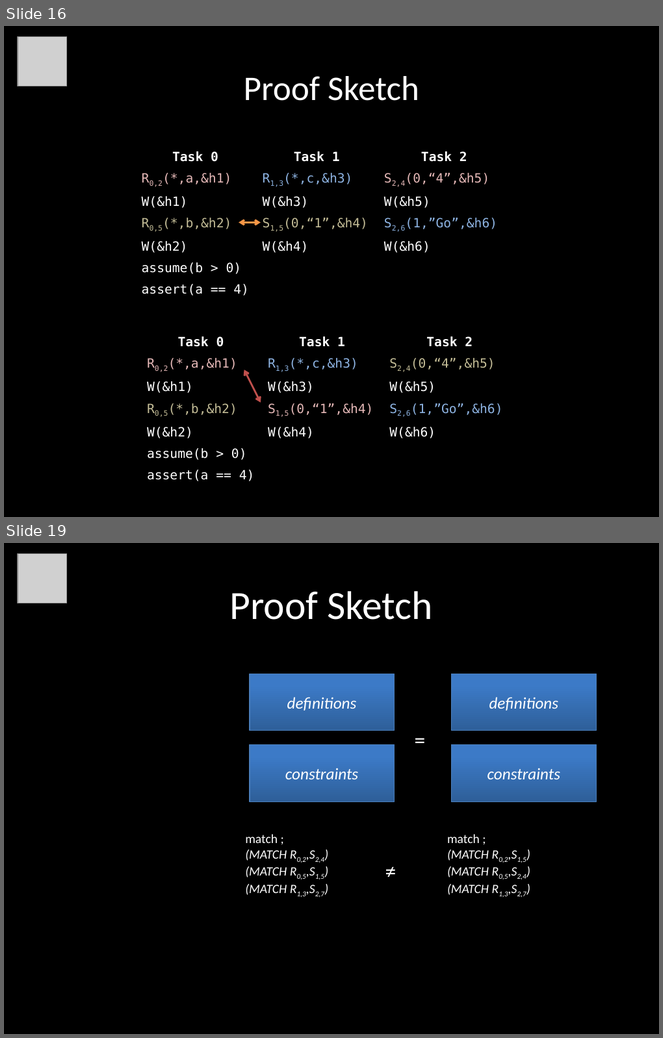
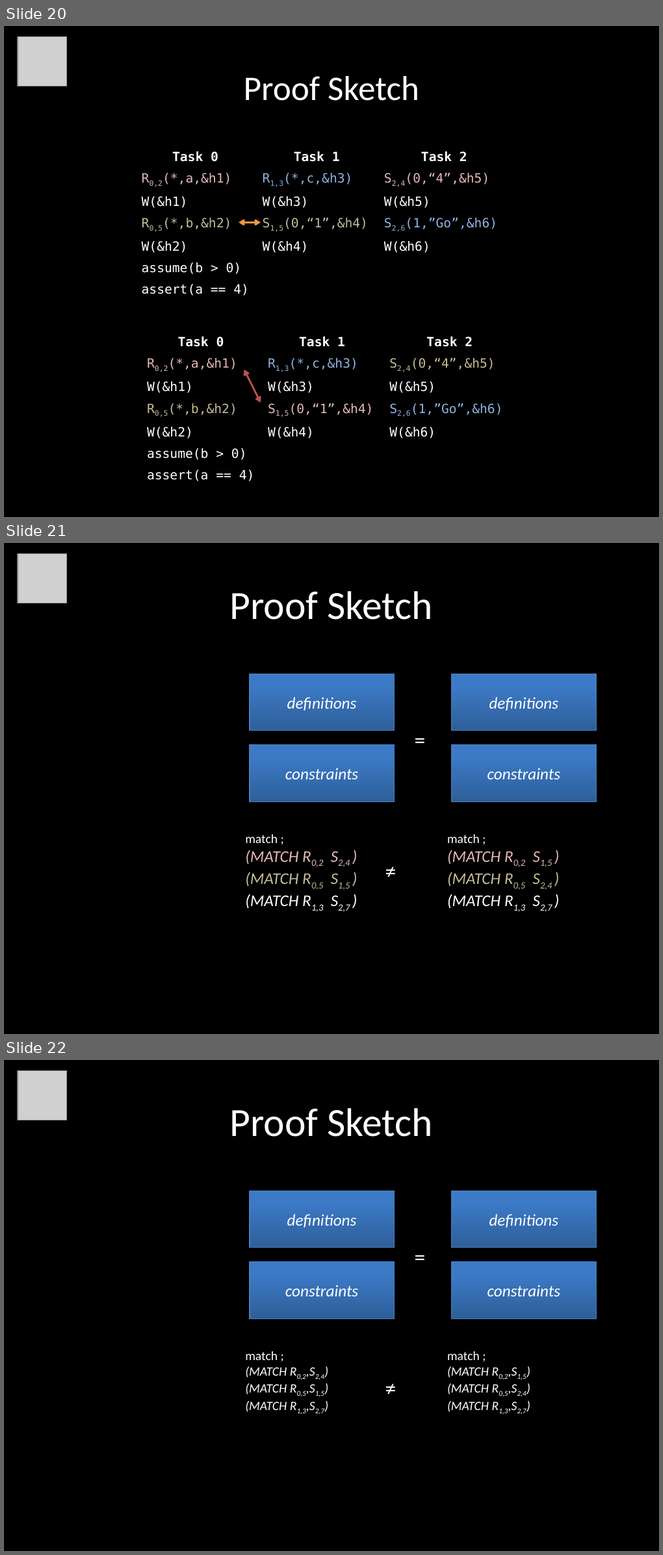
Before and after one commit to ericmercer/MP-trace-language, a slide deck: presentations/Qual_2012_YuHuang.pptx. Shown one above the other, each under a label of ours: slides 16 and 19 before the commit, slides 20, 21 and 22 after it; the slides between them are not shown. The pictures are 663x1038 and 663x1555 pixels, drawn with LibreOffice and Linux fonts; fonts in the diff are those of the drawing; grey boxes stand for pictures. Boxes give left, top, right and bottom in pixels: in the first picture for what was removed or moved away, otherwise in the second. Text is boxed around its words. In the diff, an @@ line names an element or a change of style, - is before the commit and + after.

```diff
--- a/presentations/Qual_2012_YuHuang.pptx
+++ b/presentations/Qual_2012_YuHuang.pptx
@@ slide 21 added at box(4, 543, 659, 1034), background #000000 @@
@@ picture added at box(18, 554, 67, 603) @@
@@ title added at box(230, 591, 433, 620), 44 pt, text #FFFFFF @@
+Proof Sketch
@@ table added at box(36, 657, 626, 997), 1 rows, 3 columns @@
+ | match ; / (MATCH R0,2 S2,4 ) / (MATCH R0,5 S1,5 ) / (MATCH R1,3 S2,7 ) | match ; / (MATCH R0,2 S1,5 ) / (MATCH R0,5 S2,4 ) / (MATCH R1,3 S2,7 )
@@ rectangle added at box(250, 674, 394, 731), fill gradient #2F5F99 to #3D7CC7 to #3A7CCB, outline #4B7EBC 0.75 pt, 18 pt, text #FFFFFF, italic @@
+definitions
@@ rectangle added at box(451, 674, 596, 731), fill gradient #2F5F99 to #3D7CC7 to #3A7CCB, outline #4B7EBC 0.75 pt, 18 pt, text #FFFFFF, italic @@
+definitions
@@ text added at box(408, 723, 434, 756), 24 pt, text #FFFFFF @@
+=
@@ rectangle added at box(250, 745, 394, 802), fill gradient #2F5F99 to #3D7CC7 to #3A7CCB, outline #4B7EBC 0.75 pt, 18 pt, text #FFFFFF, italic @@
+constraints
@@ rectangle added at box(451, 745, 596, 802), fill gradient #2F5F99 to #3D7CC7 to #3A7CCB, outline #4B7EBC 0.75 pt, 18 pt, text #FFFFFF, italic @@
+constraints
@@ text added at box(379, 854, 404, 887), 24 pt, text #FFFFFF @@
+≠
@@ what was slide 16 is now slide 20 @@
@@ what was slide 19 is now slide 22 @@
```
Also in this commit, not shown: 4 slides changed, 3 other slides added, 1 slide removed.
